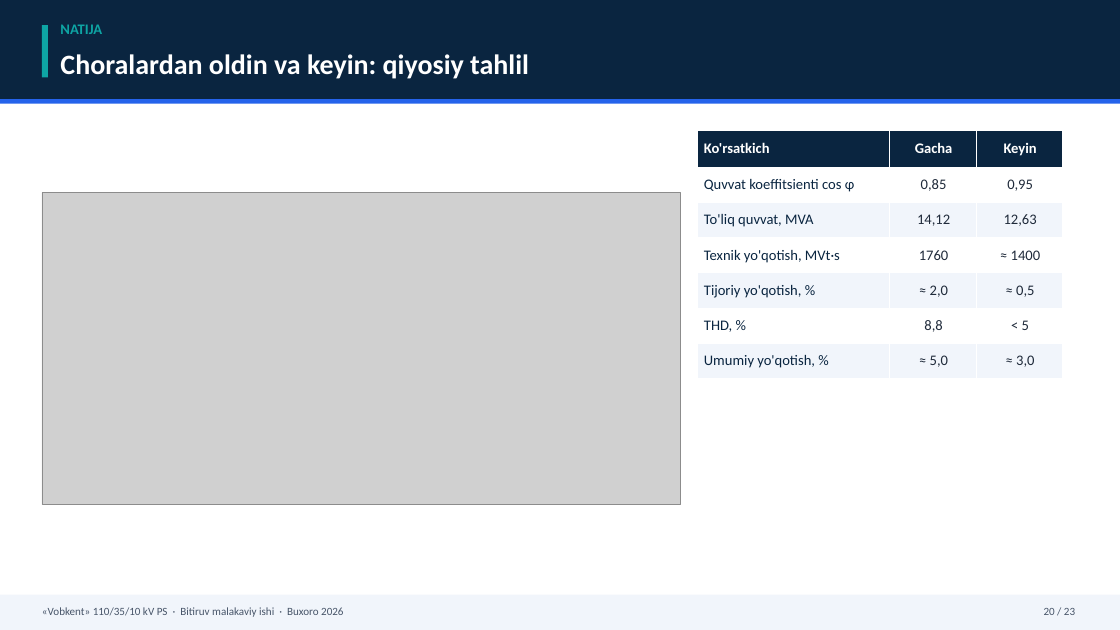
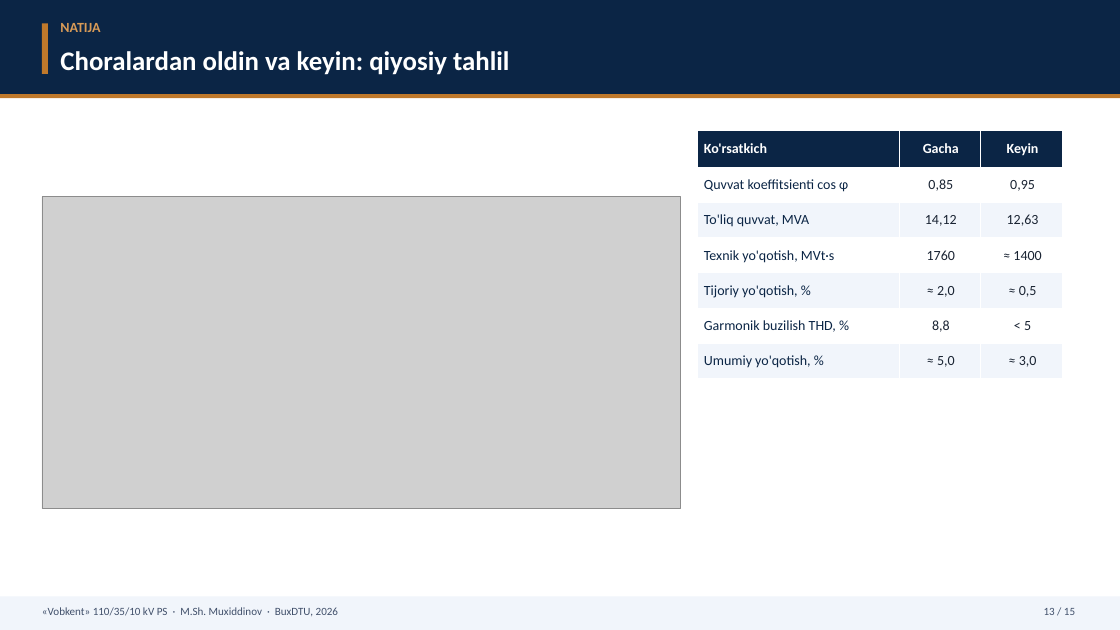
Before and after one commit to sherzod6114/-C-Users-Sherzod-Desktop-BMI_final_v5.docx-, a slide deck: slide 13 of Prezentatsiya_Vobkent_BMI.pptx (slide 20 before the commit). Drawn at 1120x630 pixels with LibreOffice and Linux fonts; fonts in the diff are those of the drawing; grey boxes stand for pictures. Boxes give left, top, right and bottom in pixels: in the first picture for what was removed or moved away, otherwise in the second. Text is boxed around its words. In the diff, an @@ line names an element or a change of style, - is before the commit and + after.

```diff
--- a/Prezentatsiya_Vobkent_BMI.pptx
+++ b/Prezentatsiya_Vobkent_BMI.pptx
@@ rectangle resized from (x1=0, y1=0, x2=1120, y2=99) to (x1=0, y1=0, x2=1120, y2=94) @@
@@ rectangle at (x1=0, y1=0, x2=1120, y2=94): fill #0A2540 to #0B2545 @@
@@ rectangle at (x1=42, y1=24, x2=48, y2=74): fill #0EA5A4 to #C0792B @@
@@ text "NATIJA" at (x1=60, y1=23, x2=100, y2=32): size 12.5 to 12 pt, text colour #0EA5A4 to #D99B57 @@
@@ text "Choralardan oldin va keyin: qiyosiy ..." at (x1=60, y1=51, x2=509, y2=75): size 24 to 23 pt @@
@@ rectangle moved from (x1=0, y1=99, x2=1120, y2=104) to (x1=0, y1=94, x2=1120, y2=98) @@
@@ rectangle at (x1=0, y1=94, x2=1120, y2=98): fill #2563EB to #C0792B @@
@@ table at (x1=697, y1=130, x2=1062, y2=379) @@
-row 6, column 1: THD, %
+row 6, column 1: Garmonik buzilish THD, %
@@ fill #0A2540 to #0B2545 in row 1 @@
@@ size 12.5 to 12 pt in "Ko'rsatkich", "Gacha", "Keyin", "Quvvat koeffitsienti cos φ" and 16 more places @@
@@ text colour #0A2540 to #0B2545 in "Quvvat koeffitsienti cos φ", "To'liq quvvat, MVA", "Texnik yo'qotish, MVt·s", "Tijoriy yo'qotish, %" and 1 more places @@
@@ text colour #1F2A3A to #1A2433 in "0,85", "0,95", "14,12", "12,63" and 8 more places @@
@@ picture moved from (x1=42, y1=192, x2=681, y2=504) to (x1=42, y1=197, x2=681, y2=508) @@
@@ text at (x1=42, y1=607, x2=338, y2=616): text changed; text colour #475569 to #41506B @@
-«Vobkent» 110/35/10 kV PS · Bitiruv malakaviy ishi · Buxoro 2026
+«Vobkent» 110/35/10 kV PS · M.Sh. Muxiddinov · BuxDTU, 2026
@@ text at (x1=1044, y1=608, x2=1075, y2=615): text changed; text colour #475569 to #41506B @@
-20 / 23
+13 / 15
```
Also in this commit, not shown: 10 other slides changed, 4 slides added, 12 slides removed, 14 other files.
